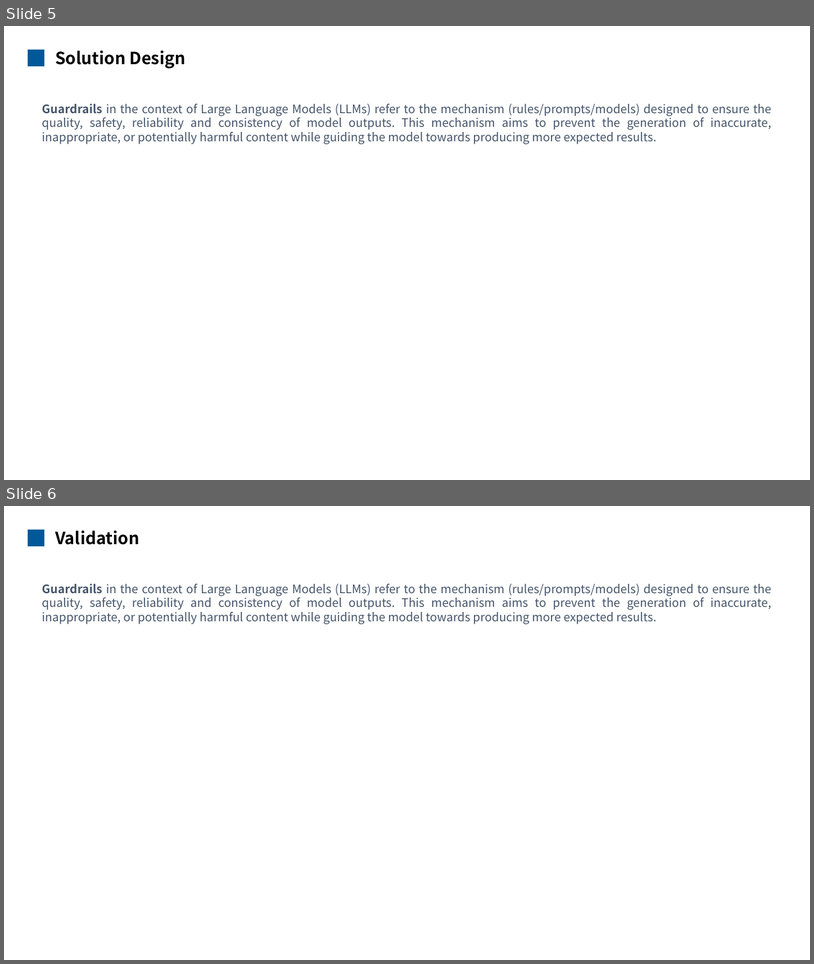
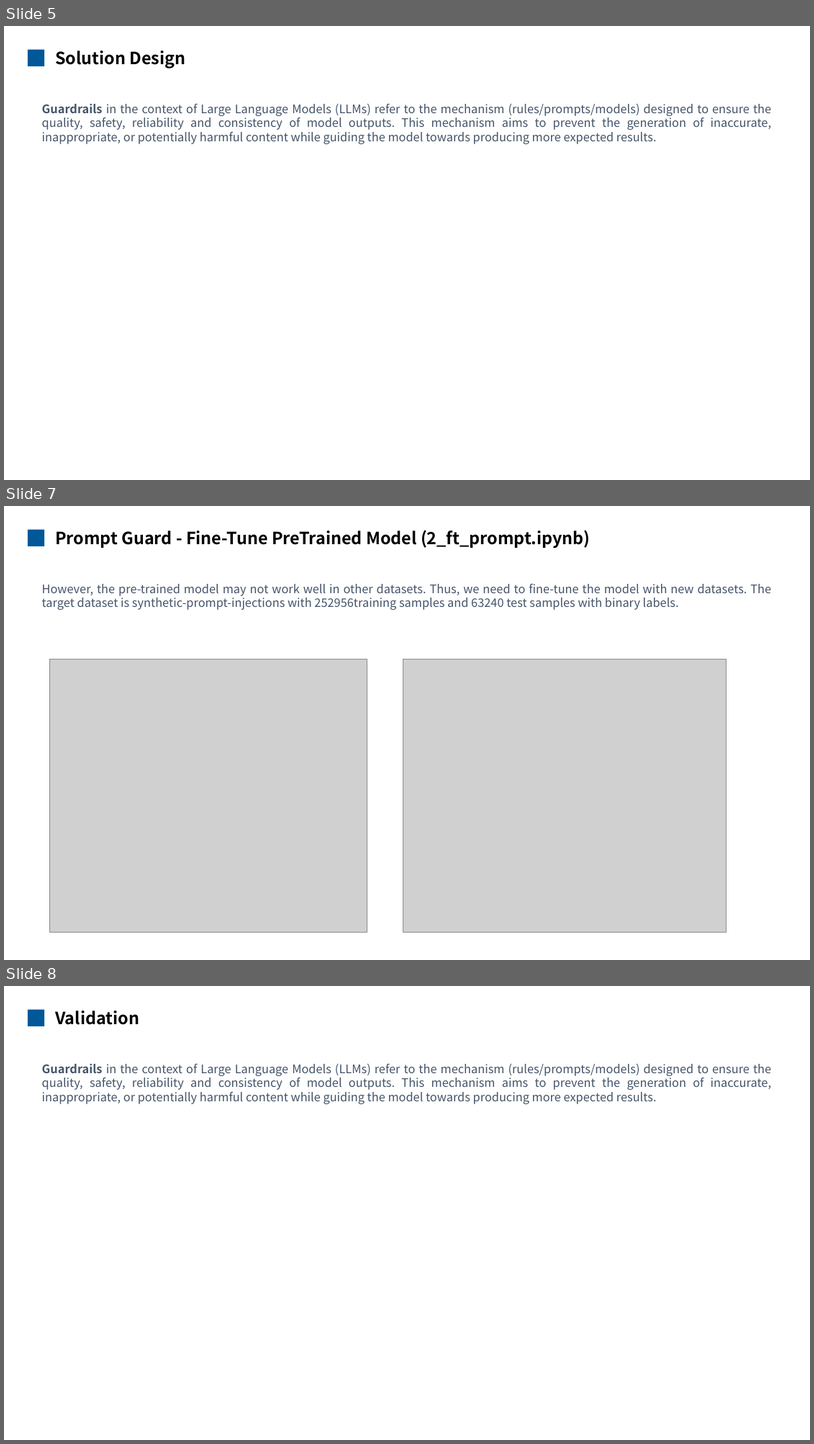
Before and after one commit to mengqinxue/Guardrails, a slide deck: docs/Guardrails Presentation.pptx. Shown one above the other, each under a label of ours: slides 5 and 6 before the commit, slides 5, 7 and 8 after it; the slides between them are not shown. The pictures are 814x964 and 814x1444 pixels, drawn with LibreOffice and Linux fonts; fonts in the diff are those of the drawing; grey boxes stand for pictures. Boxes give left, top, right and bottom in pixels: in the first picture for what was removed or moved away, otherwise in the second. Text is boxed around its words. In the diff, an @@ line names an element or a change of style, - is before the commit and + after.

```diff
--- a/docs/Guardrails Presentation.pptx
+++ b/docs/Guardrails Presentation.pptx
@@ slide 7 added at (4,506,810,960), background #FFFFFF @@
@@ rectangle added at (28,530,44,546), fill #005898 @@
@@ text added at (55,530,591,548), 20 pt, text #000000, bold @@
+Prompt Guard - Fine-Tune PreTrained Model (2_ft_prompt.ipynb)
@@ text added at (42,584,772,610), 14 pt, text #445469 @@
+However, the pre-trained model may not work well in other datasets. Thus, we need to fine-tune the model with new datasets. The target dataset is synthetic-prompt-injections with 252956training samples and 63240 test samples with binary labels.
@@ picture added at (49,659,367,932) @@
@@ picture added at (404,659,727,932) @@
@@ what was slide 6 is now slide 8 @@
```
Also in this commit, not shown: 1 slide changed, 1 other slide added, 3 other files.
